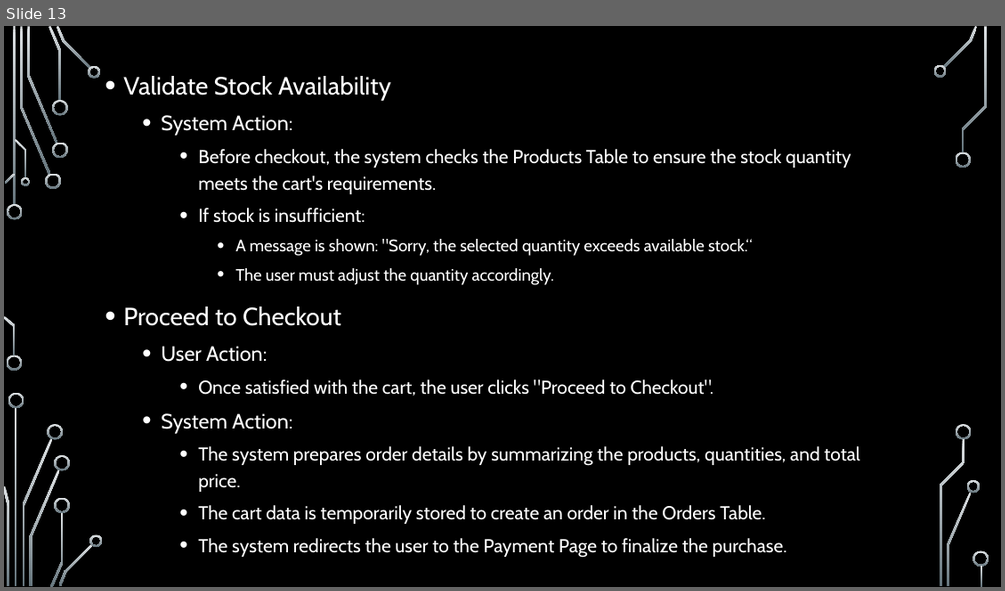
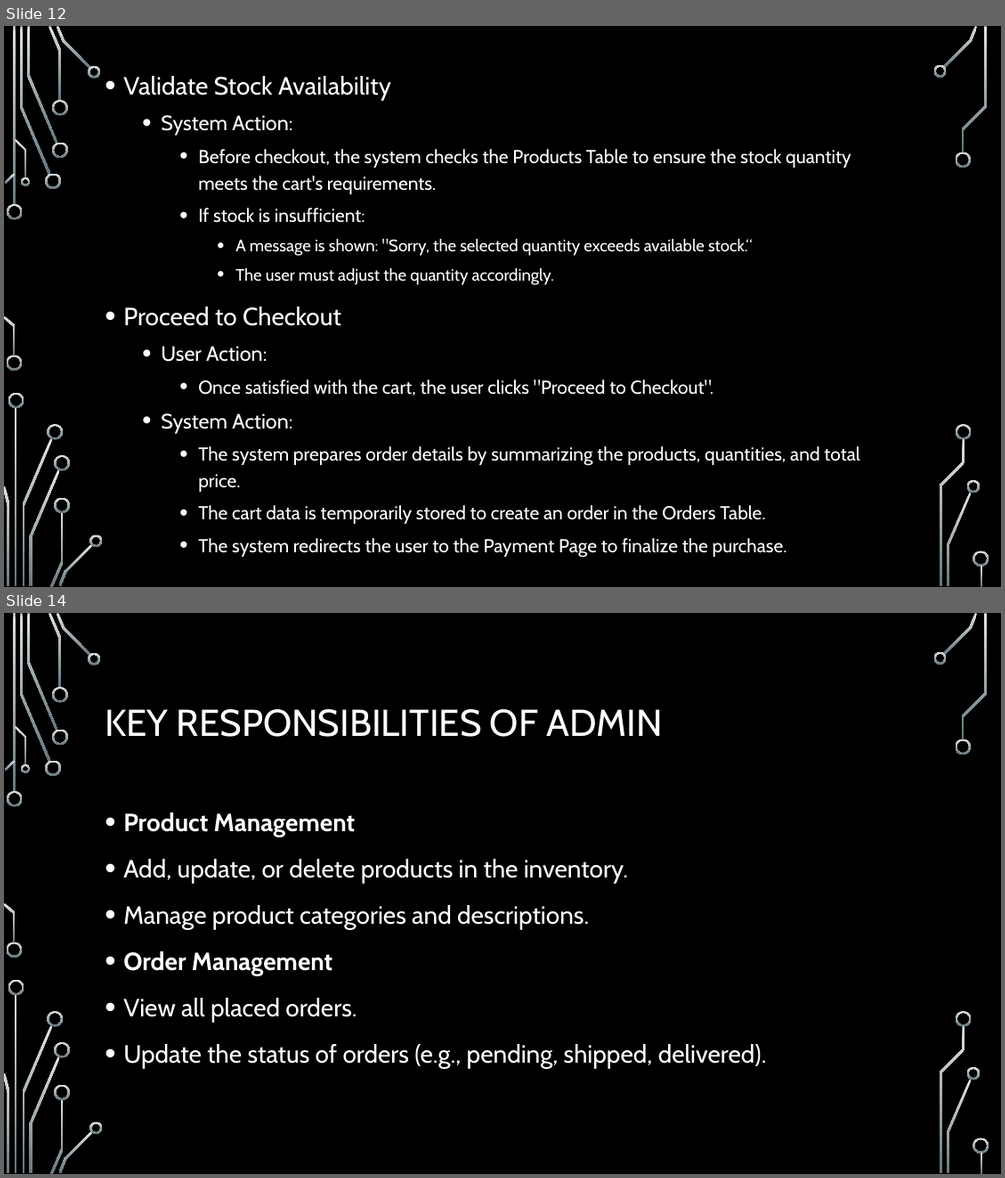
Before and after one commit to KunalDig/E-CartProjectFiles, a slide deck: E-commerce Cart System.pptx. Shown one above the other, each under a label of ours: slide 13 before the commit, slides 12 and 14 after it; the slides between them are not shown. The pictures are 1005x591 and 1005x1178 pixels, drawn with LibreOffice and Linux fonts; fonts in the diff are those of the drawing; background and template pictures are left out. Boxes give left, top, right and bottom in pixels: in the first picture for what was removed or moved away, otherwise in the second. Text is boxed around its words. In the diff, an @@ line names an element or a change of style, - is before the commit and + after.

```diff
--- a/E-commerce Cart System.pptx
+++ b/E-commerce Cart System.pptx
@@ slide 14 added at [4, 613, 1001, 1174], background picture (left out); not listed: 36 template elements that a slide beside it also shows @@
@@ title added at [105, 709, 663, 737], 36 pt, text #FFFFFF @@
+KEY RESPONSIBILITIES OF ADMIN
@@ text added at [123, 812, 767, 1068], 24 pt, text #FFFFFF @@
+• Product Management
+• Add, update, or delete products in the inventory.
+• Manage product categories and descriptions.
+• Order Management
+• View all placed orders.
+• Update the status of orders (e.g., pending, shipped, delivered).
@@ what was slide 13 is now slide 12 @@
```
Also in this commit, not shown: 5 other slides added, 2 slides removed, 1 other file.
